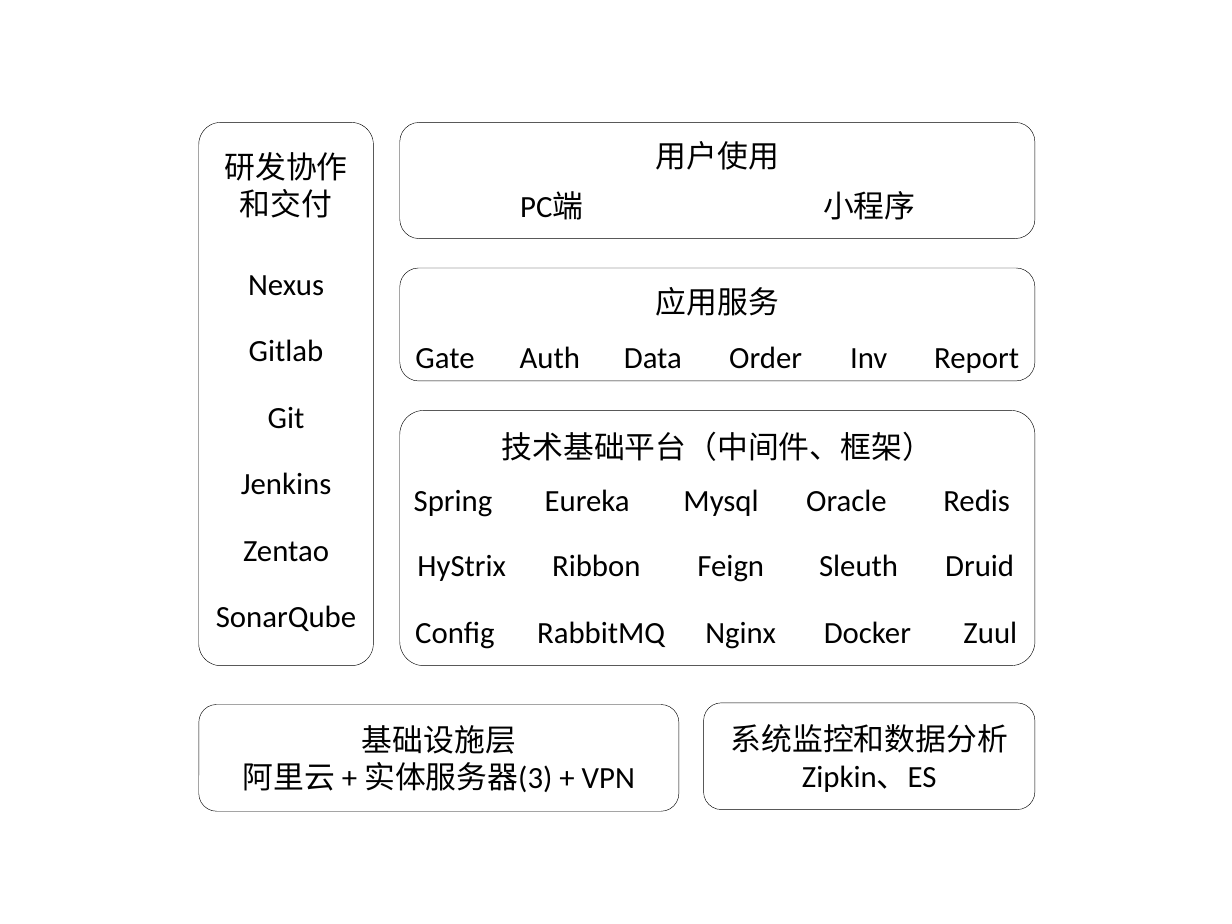
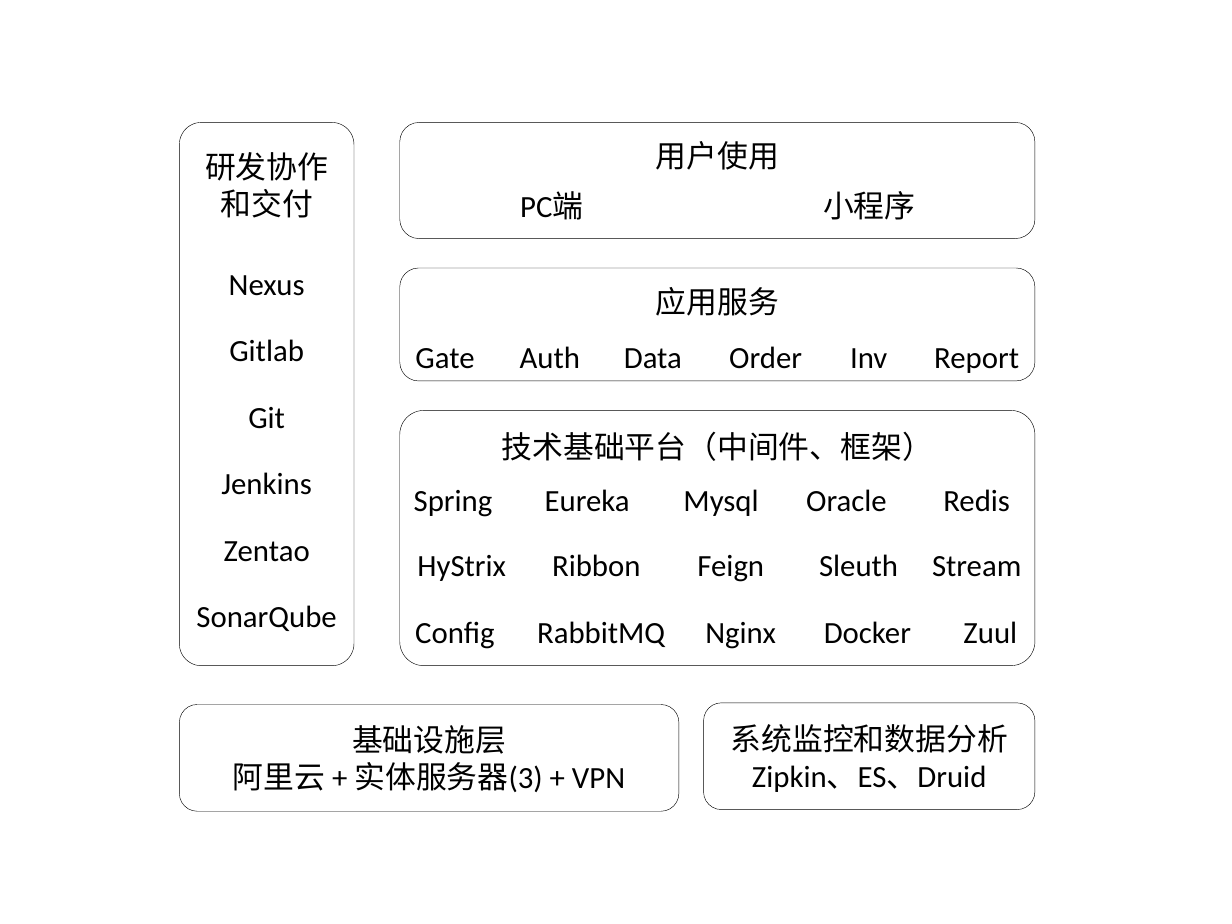
Before and after one commit to wangfei0904306/architecture, a slide deck: slide 1 of cibei-outline.pptx. Drawn at 1232x924 pixels with LibreOffice and Linux fonts; fonts in the diff are those of the drawing. Boxes give left, top, right and bottom in pixels: in the first picture for what was removed or moved away, otherwise in the second. Text is boxed around its words. In the diff, an @@ line names an element or a change of style, - is before the commit and + after.

Commit message:
init

```diff
--- a/cibei-outline.pptx
+++ b/cibei-outline.pptx
@@ 2 texts, 1 rounded rectangle moved together from (x1=198, y1=122, x2=373, y2=665) to (x1=180, y1=122, x2=355, y2=665) @@
@@ text at (x1=932, y1=556, x2=1021, y2=577): text changed @@
-Druid
+Stream
@@ rounded rectangle "基础设施层" resized from (x1=198, y1=705, x2=679, y2=812) to (x1=180, y1=705, x2=679, y2=812) @@
@@ text in rounded rectangle at (x1=752, y1=765, x2=986, y2=792): text changed @@
-Zipkin、ES
+Zipkin、ES、Druid
```
